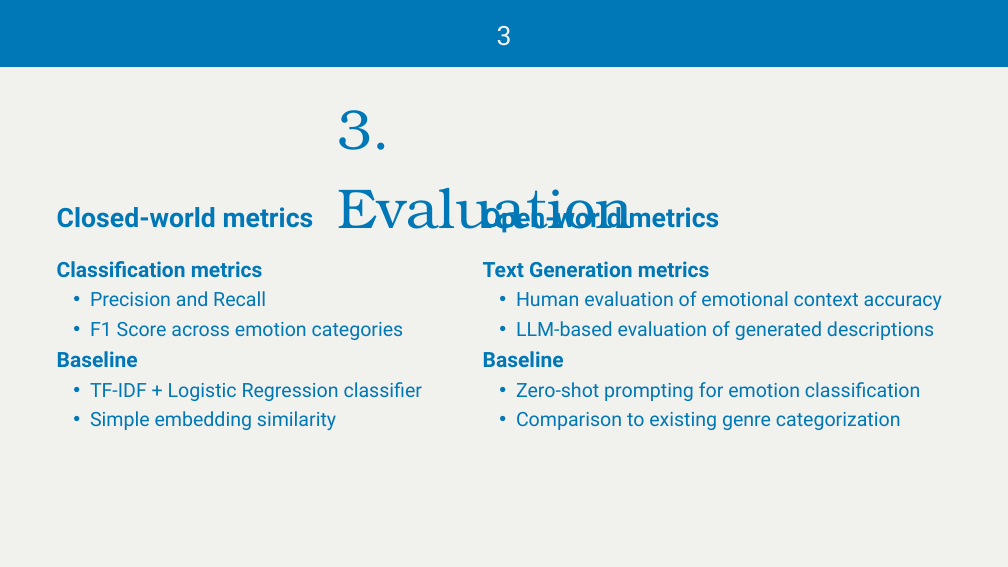
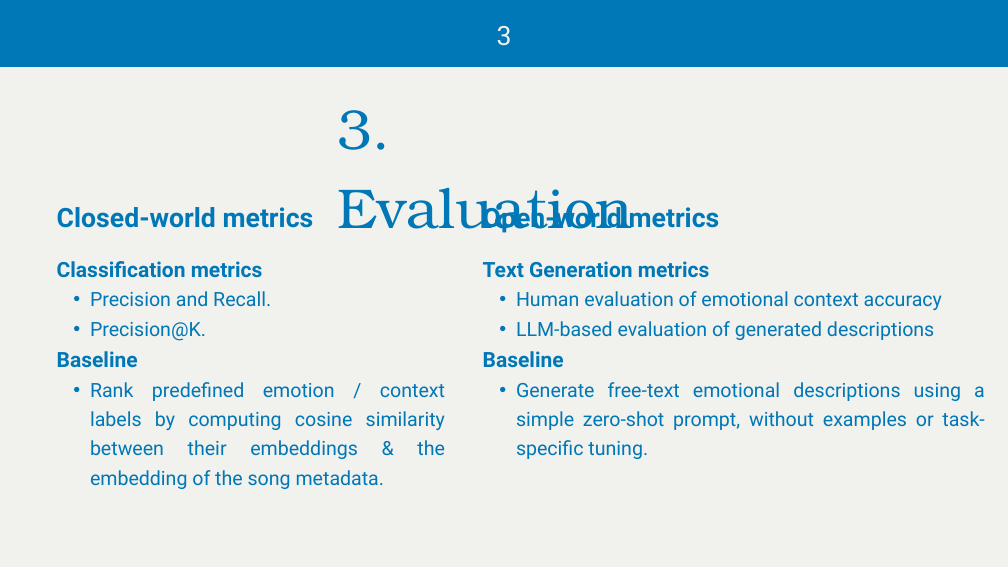
Before and after one commit to shaiDahari/EmotionBeat, a slide deck: slide 4 of Contextual Emotion Classification in Music.pptx. Drawn at 1008x567 pixels with LibreOffice and Linux fonts; fonts in the diff are those of the drawing. Boxes give left, top, right and bottom in pixels: in the first picture for what was removed or moved away, otherwise in the second. Text is boxed around its words. In the diff, an @@ line names an element or a change of style, - is before the commit and + after.

```diff
--- a/Contextual Emotion Classification in Music.pptx
+++ b/Contextual Emotion Classification in Music.pptx
@@ text at bbox=[90, 291, 271, 341]: text changed @@
-  • Precision and Recall
-  • F1 Score across emotion categories
+  • Precision and Recall.
+  • Precision@K.
@@ text at bbox=[90, 382, 445, 489]: text changed @@
-  • TF-IDF + Logistic Regression classifier
-  • Simple embedding similarity
+  • Rank predefined emotion / context labels by computing cosine similarity between their embeddings & the embedding of the song metadata.
@@ text at bbox=[516, 382, 985, 459]: text changed @@
-  • Zero-shot prompting for emotion classification
-  • Comparison to existing genre categorization
+  • Generate free-text emotional descriptions using a simple zero-shot prompt, without examples or task-specific tuning.
```
Also in this commit, not shown: 1 other slide changed.
